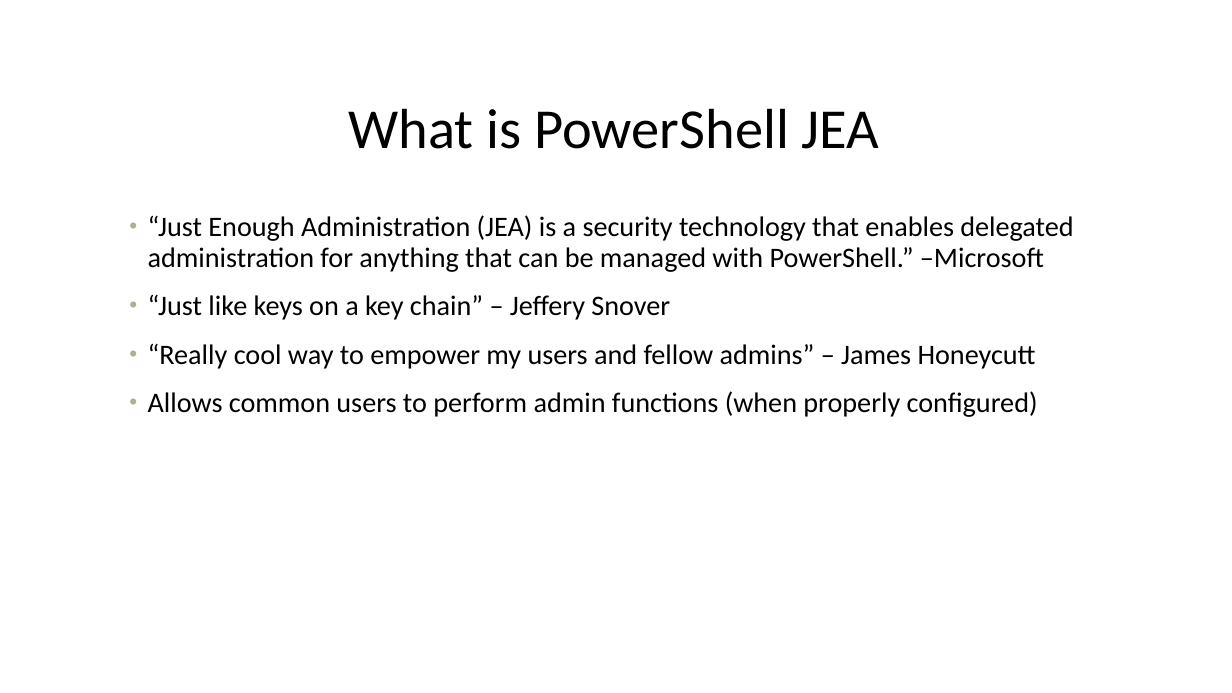
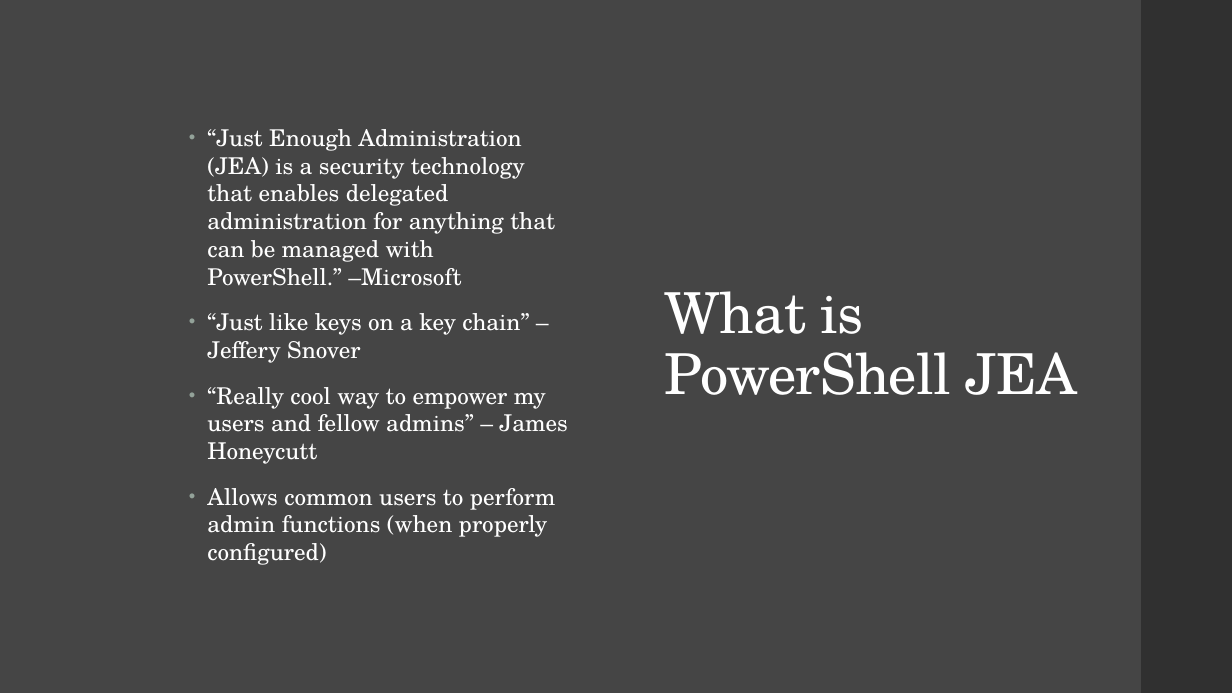
Before and after one commit to P0w3rChi3f/JEA-Just-Enough-Admin, a slide deck: slide 6 of Docs/PowerShell JEA.pptx. Drawn at 1232x693 pixels with LibreOffice and Linux fonts; fonts in the diff are those of the drawing; background and template pictures are left out. Boxes give left, top, right and bottom in pixels: in the first picture for what was removed or moved away, otherwise in the second. Text is boxed around its words. In the diff, an @@ line names an element or a change of style, - is before the commit and + after.

```diff
--- a/Docs/PowerShell JEA.pptx
+++ b/Docs/PowerShell JEA.pptx
@@ background #FFFFFF to #454545 @@
@@ rectangle added at (1141,0,1232,693), fill #303030 @@
@@ text "“Just Enough Administration (JEA) is ...": place and size @@
-text "“Just Enough Administration (JEA) is ..." at (148,215,1073,417)
+text "“Just Enough Administration (JEA) is ..." at (207,129,567,565)
@@ text "“Just Enough Administration (JEA) is ..." at (207,129,567,565): size 22 to 18 pt, font Calibri to TeX Gyre Schola, text colour #000000 to #FFFFFF; line spacing 0.9 to 1; bullet colour #A5B592 to #93A299; vertical alignment top to middle @@
@@ text "What is PowerShell JEA": place and size @@
-text "What is PowerShell JEA" at (349,108,880,149)
+text "What is PowerShell JEA" at (665,291,1078,395)
@@ text "What is PowerShell JEA" at (665,291,1078,395): font Calibri to TeX Gyre Schola, text colour #000000 to #FFFFFF, letter spacing 0 to -0.5 pt; alignment centre to left; more space between paragraphs @@
```
Also in this commit, not shown: 16 other slides changed, 2 slides added, 2 slides removed, 1 other file.
